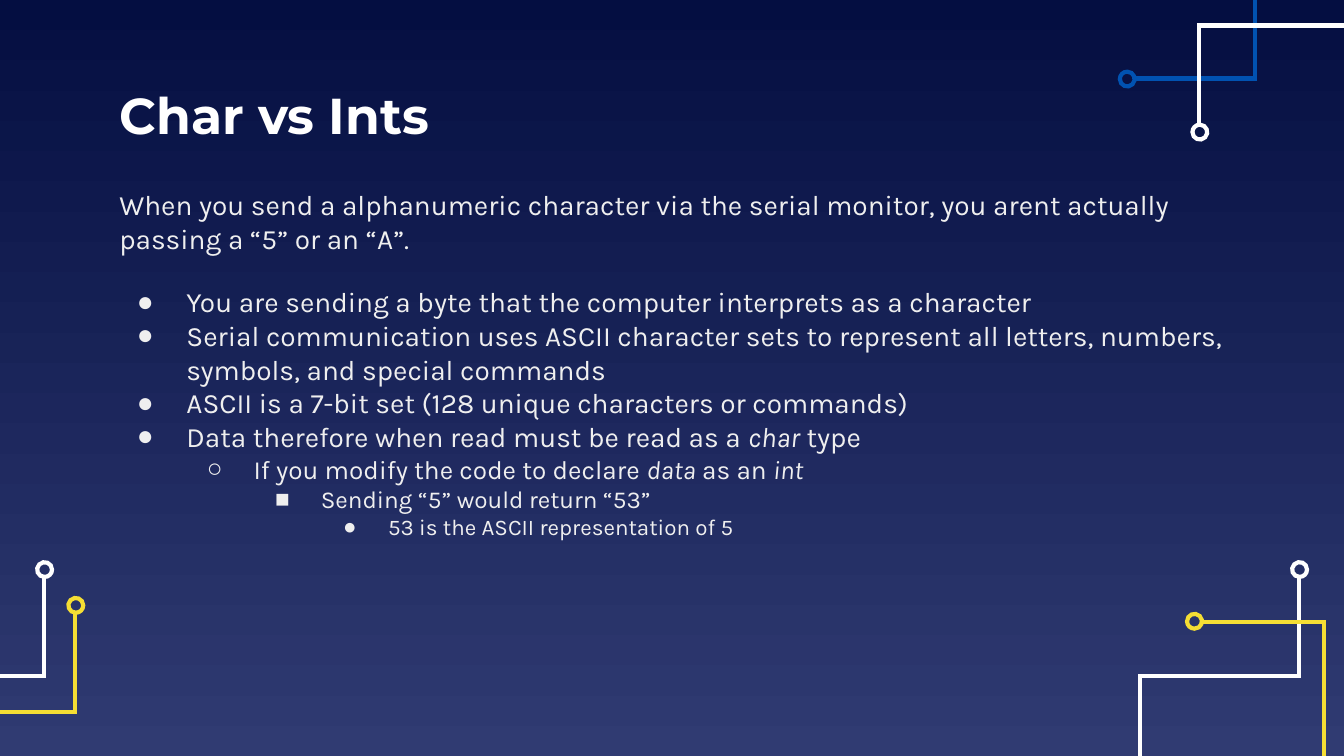
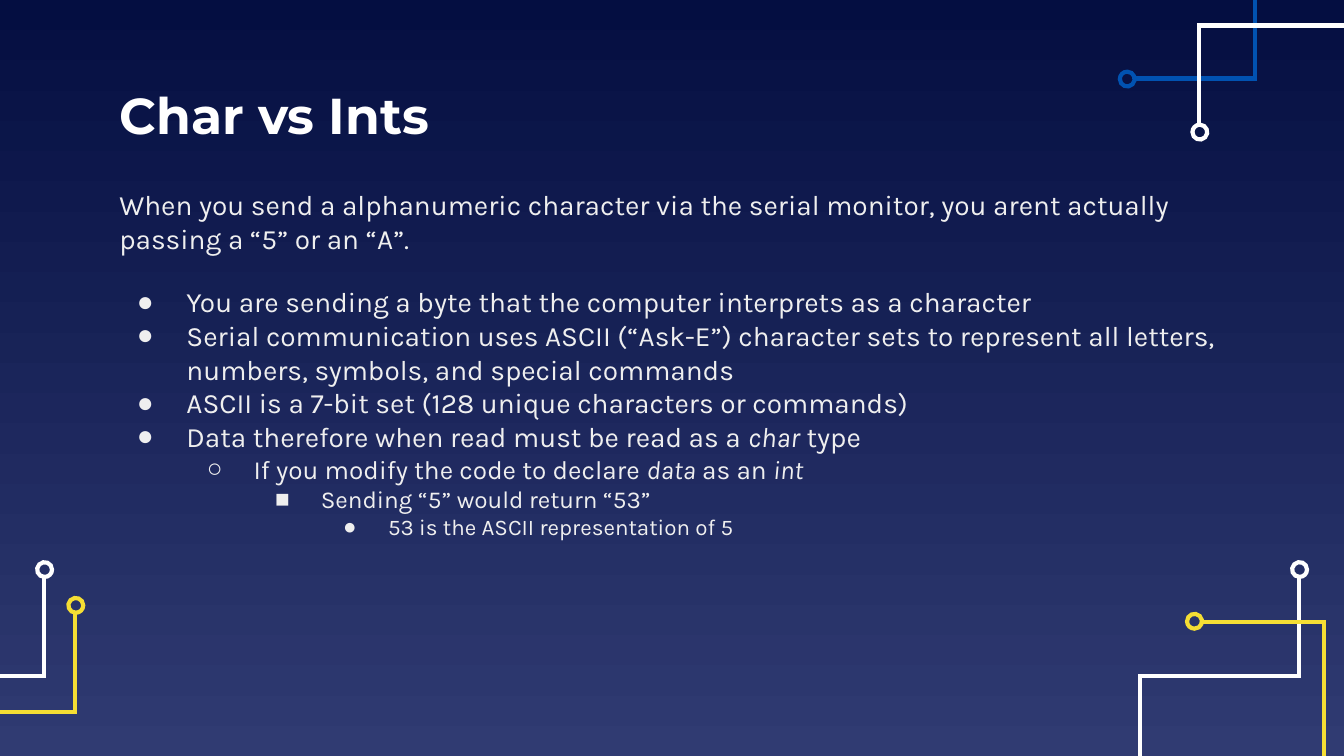
Before and after one commit to EELabMan/Arduino-4-Serial-Communications, a slide deck: slide 15 of Arduino Workshop 4 Serial Communication.pptx (slide 16 before the commit). Drawn at 1344x756 pixels with LibreOffice and Linux fonts; fonts in the diff are those of the drawing. Boxes give left, top, right and bottom in pixels: in the first picture for what was removed or moved away, otherwise in the second. Text is boxed around its words. In the diff, an @@ line names an element or a change of style, - is before the commit and + after.

```diff
--- a/Arduino Workshop 4 Serial Communication.pptx
+++ b/Arduino Workshop 4 Serial Communication.pptx
@@ text at box(186, 326, 1214, 386): text changed @@
-● Serial communication uses ASCII character sets to represent all letters, numbers, symbols, and special commands
+● Serial communication uses ASCII (“Ask-E”) character sets to represent all letters, numbers, symbols, and special commands
```
Also in this commit, not shown: 22 other slides changed, 1 slide added, 7 slides removed.
